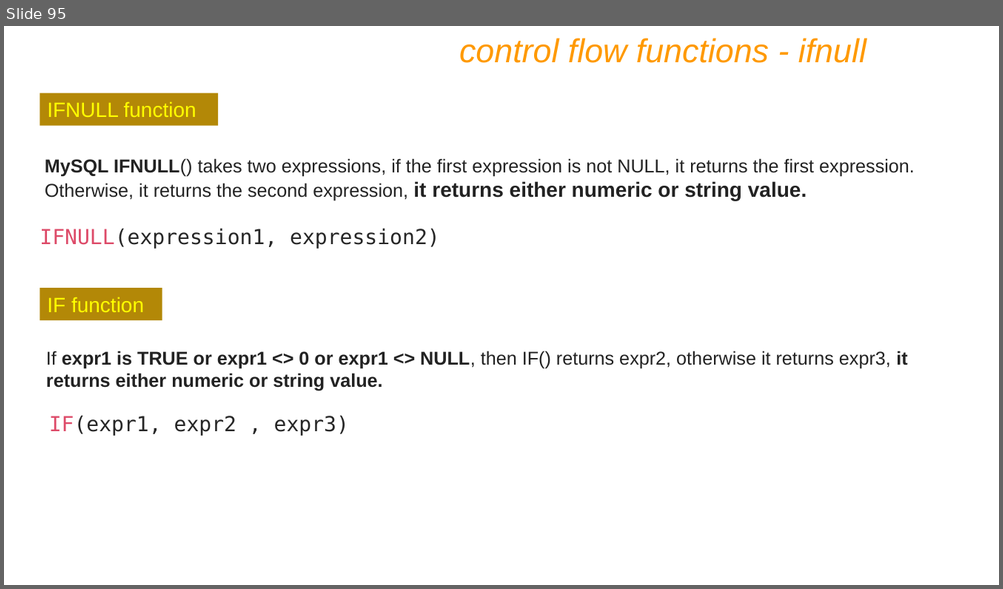
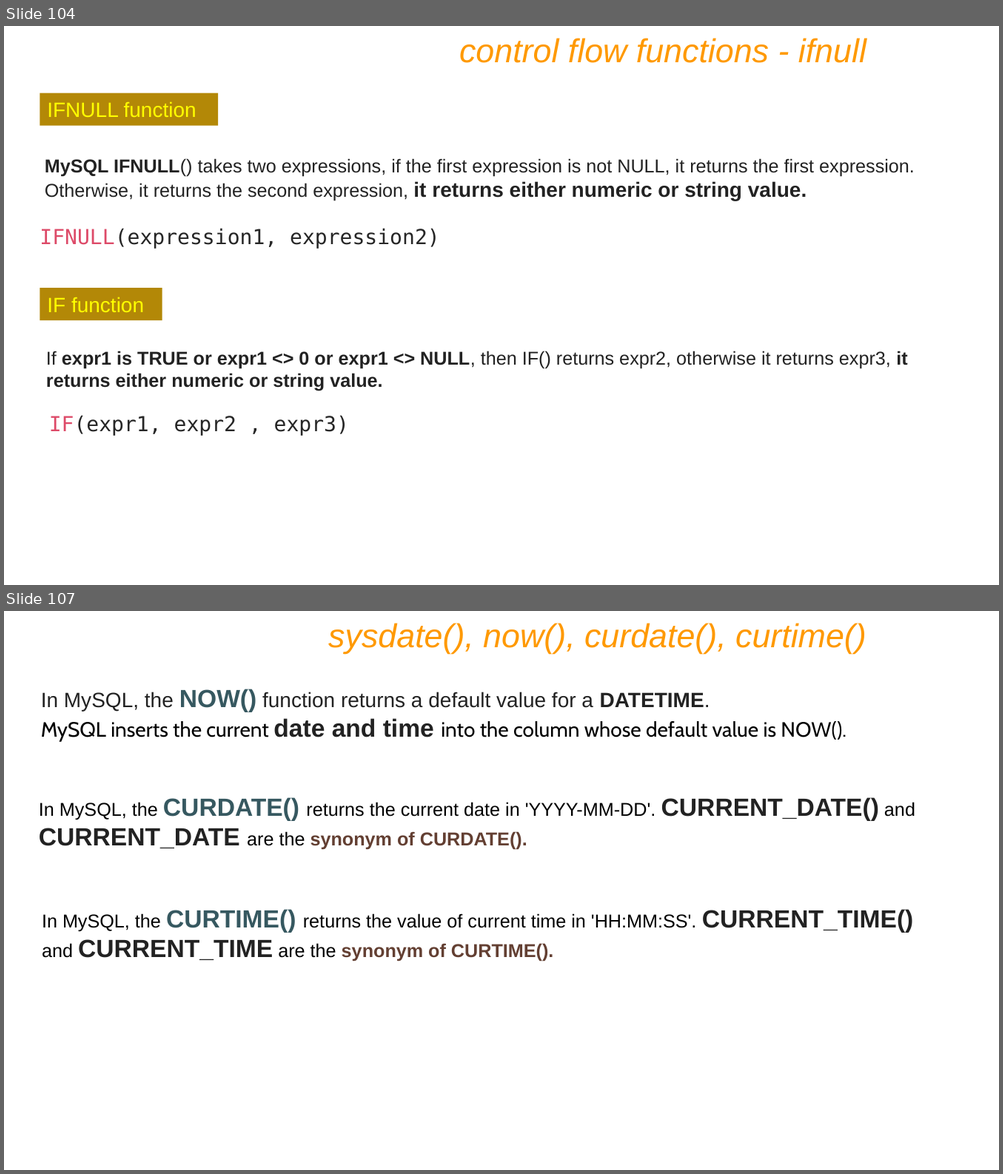
Before and after one commit to RajnishJadhav/DBT, a slide deck: IET MySQL PPT Ver9.pptx. Shown one above the other, each under a label of ours: slide 95 before the commit, slides 104 and 107 after it; the slides between them are not shown. The pictures are 1003x589 and 1003x1174 pixels, drawn with LibreOffice and Linux fonts; fonts in the diff are those of the drawing. Boxes give left, top, right and bottom in pixels: in the first picture for what was removed or moved away, otherwise in the second. Text is boxed around its words. In the diff, an @@ line names an element or a change of style, - is before the commit and + after.

```diff
--- a/IET MySQL PPT Ver9.pptx
+++ b/IET MySQL PPT Ver9.pptx
@@ slide 107 added at box(4, 611, 999, 1170), background #FFFFFF @@
@@ text added at box(328, 623, 866, 654), 32 pt, text #FF9900, italic @@
+sysdate(), now(), curdate(), curtime()
@@ text added at box(41, 689, 846, 742), 20 pt, text #222222 @@
+In MySQL, the NOW() function returns a default value for a DATETIME.
+MySQL inserts the current date and time into the column whose default value is NOW().
@@ text added at box(39, 797, 915, 850), 18 pt, text #000000 @@
+In MySQL, the CURDATE() returns the current date in 'YYYY-MM-DD'. CURRENT_DATE() and CURRENT_DATE are the synonym of CURDATE().
@@ text added at box(42, 909, 913, 962), 18 pt, text #000000 @@
+In MySQL, the CURTIME() returns the value of current time in 'HH:MM:SS'. CURRENT_TIME() and CURRENT_TIME are the synonym of CURTIME().
@@ what was slide 95 is now slide 104 @@
```
Also in this commit, not shown: 4 slides changed, 27 other slides added, 2 other files.
